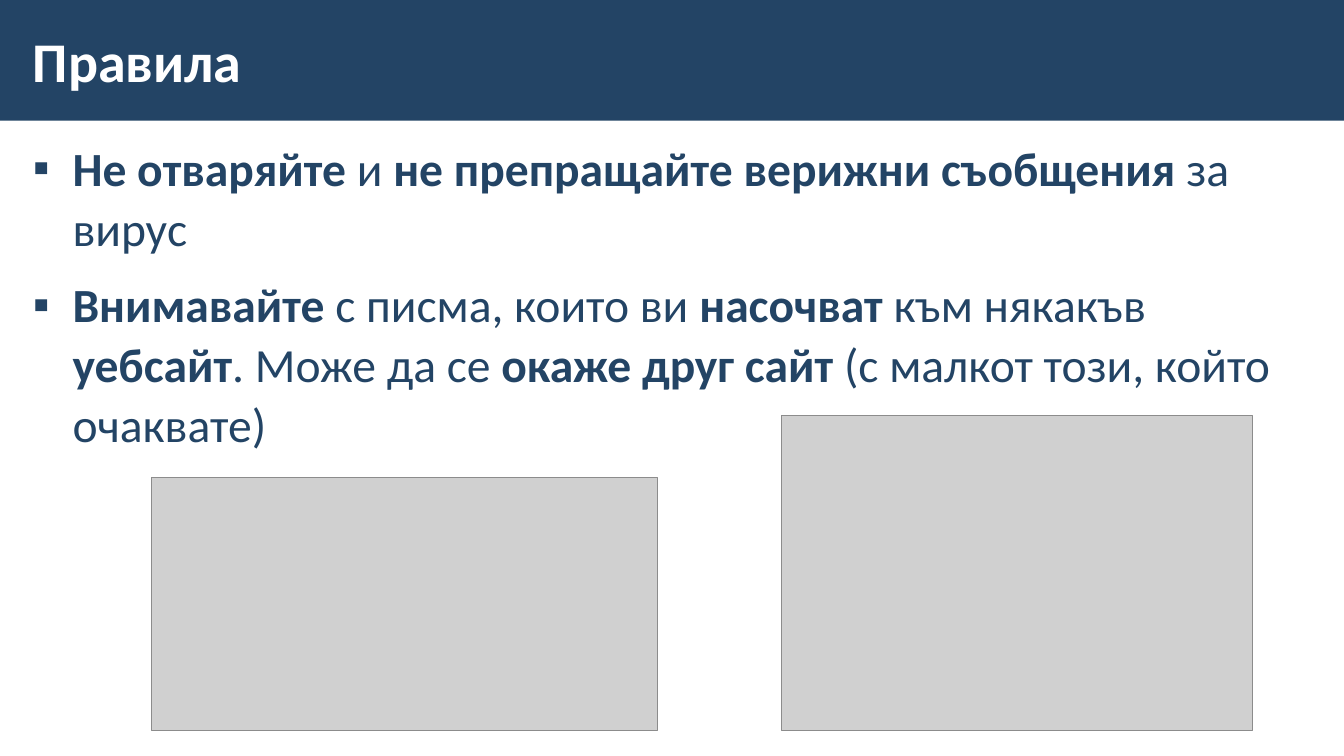
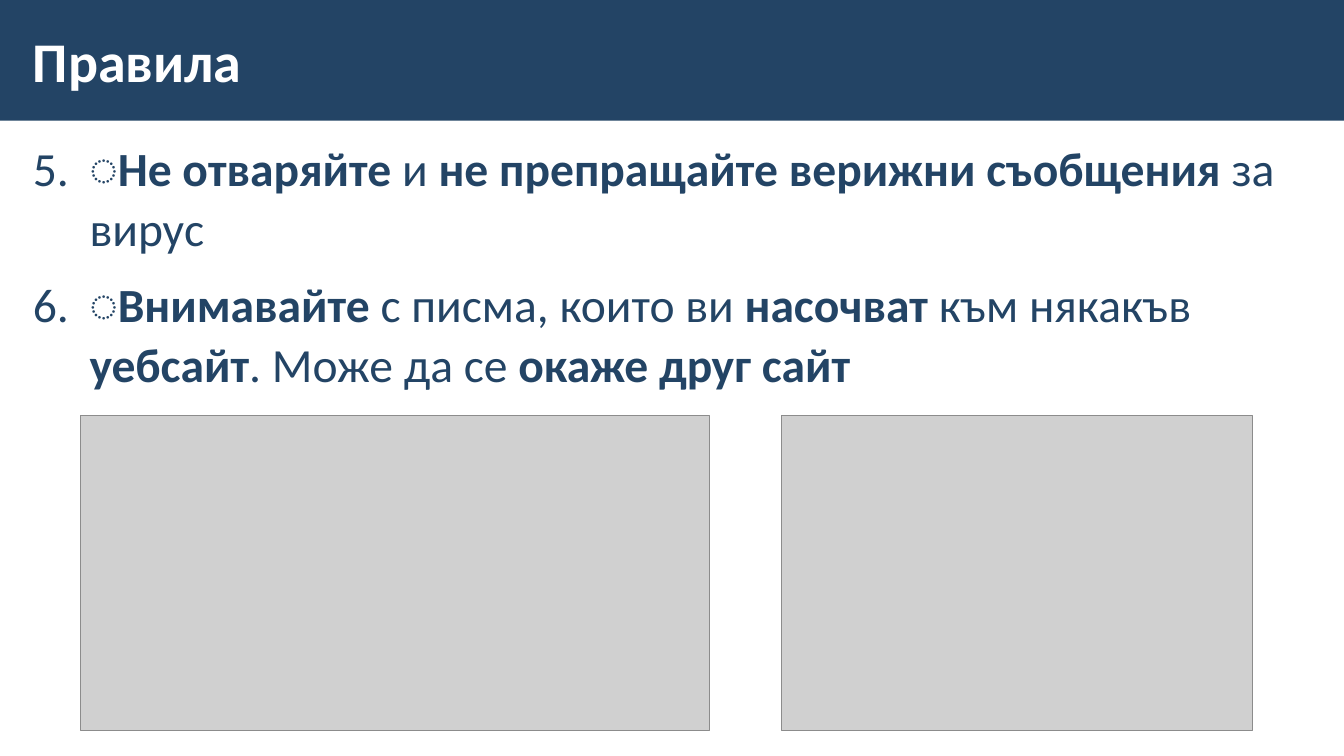
Before and after one commit to BG-IT-Edu/School-Programming, a slide deck: slide 17 of Courses/Computer-Modeling-and-IT/Computer-Modeling-and-IT-5-Class/07-Email/07-Email.pptx. Drawn at 1344x756 pixels with LibreOffice and Linux fonts; fonts in the diff are those of the drawing; grey boxes stand for pictures; background and template pictures are left out. Boxes give left, top, right and bottom in pixels: in the first picture for what was removed or moved away, otherwise in the second. Text is boxed around its words. In the diff, an @@ line names an element or a change of style, - is before the commit and + after.

```diff
--- a/Courses/Computer-Modeling-and-IT/Computer-Modeling-and-IT-5-Class/07-Email/07-Email.pptx
+++ b/Courses/Computer-Modeling-and-IT/Computer-Modeling-and-IT-5-Class/07-Email/07-Email.pptx
@@ text at bbox=[90, 153, 1275, 390]: text changed @@
-▪ Не отваряйте и не препращайте верижни съобщения за вирус
-▪ Внимавайте с писма, които ви насочват към някакъв уебсайт. Може да се окаже друг сайт (с малкот този, който очаквате)
+5. ͏Не отваряйте и не препращайте верижни съобщения за вирус
+6. ͏Внимавайте с писма, които ви насочват към някакъв уебсайт. Може да се окаже друг сайт
@@ picture: place and size @@
-picture at bbox=[151, 477, 657, 730]
+picture at bbox=[81, 416, 710, 731]
```
Also in this commit, not shown: 5 other slides changed, 3 other files.
